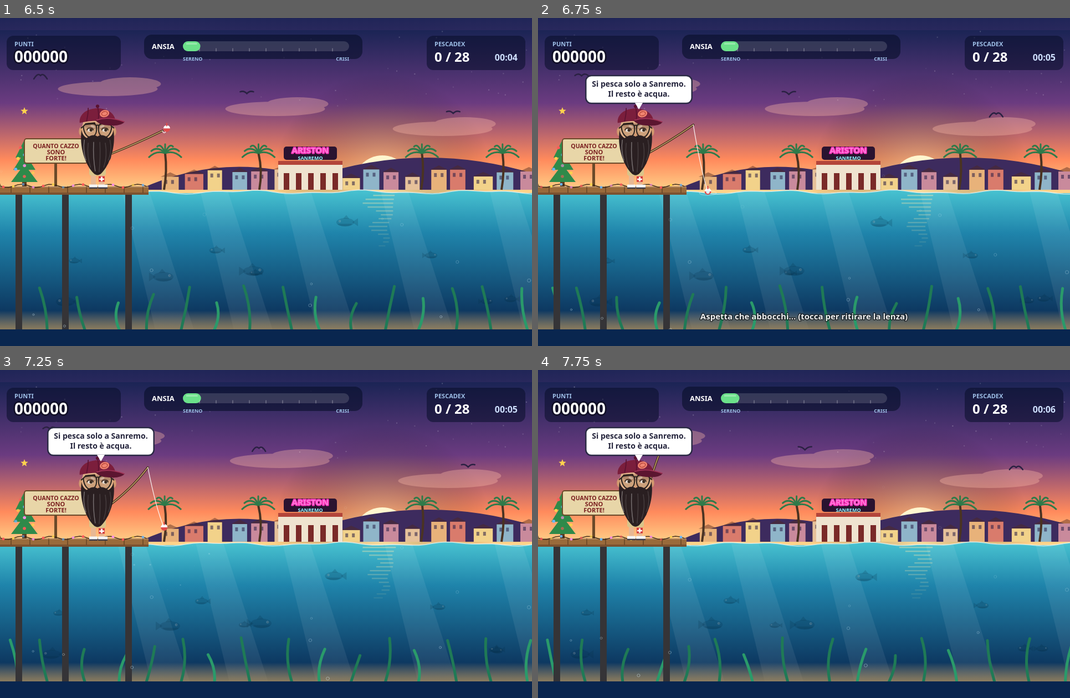
Above: before the commit, frames 1-4 (two rows, left to right).
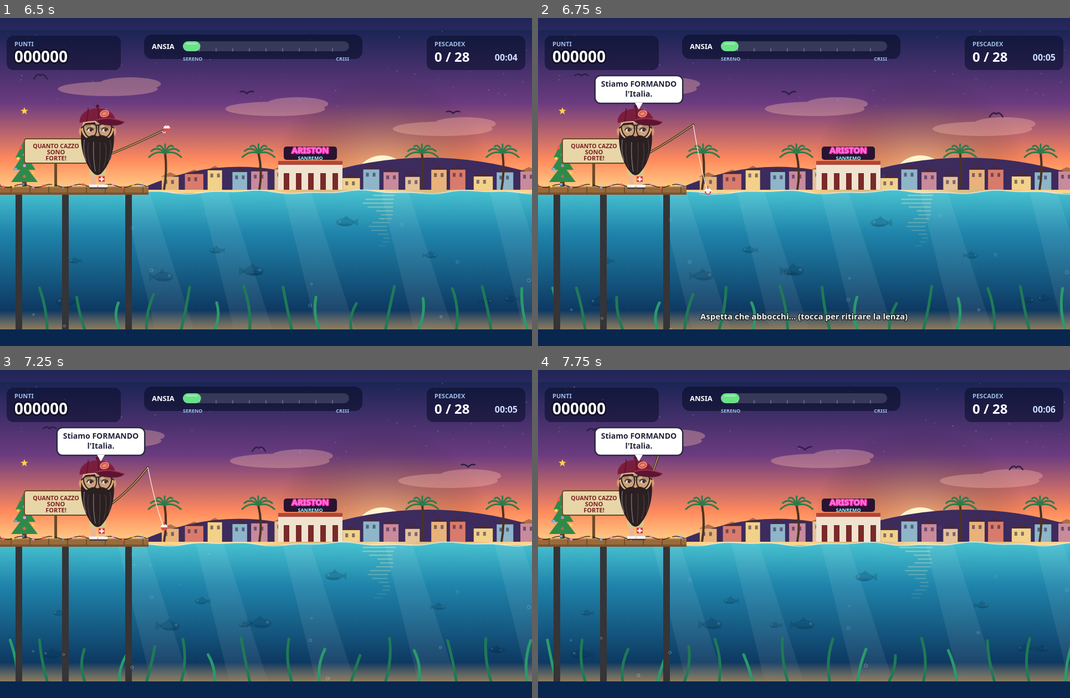
Above: after the commit, the same moments.

Repository: Lucaapp-bit/ArcadeGame
Game: browser game, page index.html
Same seed, same stepped clock (60 frames per second), same inputs: the game is played once before the commit and once after it. When the page shows a pop-up message, it is drawn as a white box for half a second while everything else waits; a line starting with > is the answer the replay typed.
Inputs (mouse positions are in pixels of both pictures, inside the frame that each line leads up to):
- Up to frame 1 (6.5 s): click (266, 178) at 0.27 s; hold Right 1.03-1.53 s; tap Space every 0.5 s from 1.1 to 6.1 s; hold Down 1.58-1.85 s; hold Left 1.9-2.47 s; hold Up 2.52-2.82 s; hold Right 2.87-3.53 s; hold Up 3.58-3.82 s; hold Left 3.87-4.3 s; hold Down 4.35-4.68 s; hold Right 4.73-5.23 s; hold Down 5.28-5.55 s; hold Left 5.6-6.17 s; hold Up from 6.22 s (still down)
- Up to frame 2 (6.75 s): release Up at 6.52 s; hold Right from 6.57 s (still down); tap Space at 6.6 s
- Up to frame 3 (7.25 s): tap Space at 7.1 s; release Right at 7.23 s
- Up to frame 4 (7.75 s): hold Up 7.28-7.52 s; hold Left from 7.57 s (still down); tap Space at 7.6 s

Frame 1 is identical in both runs. In frame 2, 0.7% of the frame differs, in the area x 8-30%, y 17-27%; in frame 3, 0.6%; in frame 4, 0.7%.

Commit message:
Rimosse frasi richieste (Leopoldo, Donati, Tommy V)
Co-Authored-By: Claude Sonnet 5.5 <noreply@anthropic.com>
Claude-Session: https://claude.ai/code/session_01DsGa3cWH98m1pT7LABH27j

Diff:
--- a/pesca.js
+++ b/pesca.js
@@ -169,9 +169,9 @@
   'Donati, zitto, la Juve è storia: trenta scudetti, tu solo memoria.', 'Dal Barrios a Sanremo, flow da campione: il ginocchio fa male, ma ho il rogito in salone.',
   'Tommy V mi scrive: ordine e disciplina. Io rispondo: Tachipirina.', 'Sono rapper, sono pescatore: il ginocchio è il mio cuore (e il mio dolore).'];
 const MUTTER = {
-  sig: ['Quanto cazzo sono forte!', 'Bro, devi andare dallo  …(105 unchanged characters)…  ho preso un tonno da 300 chili. Giuro.', 'Mi fa male la spalla. E il ginocchio. E l\'altra spalla.', 'Si pesca solo a Sanremo. Il resto è acqua.', 'Sono di sinistra, ma il rogito è in centro.', 'Del Piero? Io facevo meglio.'],
+  sig: ['Quanto cazzo sono forte!', 'Bro, devi andare dallo  …(105 unchanged characters)…  ho preso un tonno da 300 chili. Giuro.'],
   lo: ['Che bella giornata per pescare.', 'Il mare di Sanremo mi rilassa.', 'Oggi si sta bene.', '30 scudetti sul campo!', 'Stiamo FORMANDO l\'Italia.', 'Quanto cazzo siete fragili!'],
-  mid: ['Mi sento strano...', 'Ho un neo sospetto.', 'Secondo me ho la febbre.', 'Mi gira un po\' la testa.', 'Bro, devi andare dallo psicologo.', 'Quanto cazzo siete fragili!', '30 scudetti sul campo!', 'Stiamo FORMANDO l\'Italia.'],
+  mid: ['Secondo me ho la febbre.', 'Mi gira un po\' la testa.', 'Bro, devi andare dallo psicologo.', 'Quanto cazzo siete fragili!', '30 scudetti sul campo!', 'Stiamo FORMANDO l\'Italia.'],
   hi: ['Sto male. Sto MOLTO male.', 'Chiamate il 118!', 'Non respiro bene. (Respiro benissimo.)', 'È la fine. Dite a mamma.'],
 };
 const PEOPLE = {
@@ -181,8 +181,8 @@
     lines: ['Timbrato. Si va a casa.', 'Pausa caffè: tre ore.', 'Io e Martino reggiamo l\'Italia.', 'Leo, le tasse le paghi tu?'] },
   tommyv: { n: 'Tommy V', hello: 'Tommy V... aiuto.', sorry: 'Ai miei tempi si pescava meglio.',
     lines: ['Vincere e vinceremo!', 'Boia chi molla!', 'Qui ci vuole ordine, Leo!', 'Quando c\'era LVI si stava meglio!'] },
-  donati: { n: 'Donati', hello: '30 scudetti sul campo!', sorry: 'Juventino! Ahahah!',
-    lines: ['Juventino! Ahahah!', 'Inter campione, Leo!', 'Calciopoli, Leo. Calciopoli.', 'La Juve? Dai, dai...'] },
+  donati: { n: 'Donati', hello: 'Donati. Ovviamente.', sorry: 'Juventino! Ahahah!',
+    lines: ['Calciopoli, Leo. Calciopoli.'] },
 };
 const PEOPLE_IDS = ['martino', 'lucone', 'tommyv', 'donati'];
 const FORT = {
@@ -198,8 +198,8 @@
   reel: ['Il ginocchio ha ceduto sul più bello.', 'Ti si è addormentato il braccio: sospetto infarto.', 'Niente calcett …(261 unchanged characters)…
   martino: ['Martino timbra e va a casa: il caffè lo paghi tu.', 'Paghi più tasse per mantenere Lucone e Martino.', 'Martino ha tagliato la lenza ed è già fuori orario: non risponde.'],
   lucone: ['Lucone ti sorpassa in coda. Con il cartellino.', 'Lucone è in pausa caffè dal 2019. La tua lenza no.', 'Paghi più tasse per mantenere Lucone e Martino.'],
-  tommyv: ['Tommy V ti invita a cena a Milano.', 'Tommy V ti spiega l\'ordine: 40 minuti, senza pesce.', 'Orticaria da Tommy V: tre giorni di cortisone.'],
-  donati: ['La Juve ha perso anche questo weekend: sfottò a raffica di Donati.', 'Donati canta il coro dell\'Inter a Sanremo.', 'Donati ti ricorda il derby. Anche sott\'acqua.'],
+  tommyv: [],
+  donati: ['La Juve ha perso anche questo weekend: sfottò a raffica di Donati.', 'Donati canta il coro dell\'Inter a Sanremo.'],
 };
 const pickL = L => L[Math.floor(Math.random() * L.length)];
 function rollFort() { return { pos: true, t: pickL(FORT.pos), a: -4, p: 60 }; }
@@ -266,7 +266,7 @@
 function loseLine(a, byPedalo, cause) {
   G.ansia += a; G.combo = 0; G.stats.lost++; sfx.lose(); vib(120);
   const cz = byPedalo && G.ped ? G.ped.who : cause || 'reel'; G.stats.lastEnemy = byPedalo && G.ped ? PEOPLE[G.ped.who].n : G.stats.lastEnemy;
-  setEvent({ pos: false, t: pickL(NEG[cz]), a: 5, p: -40 });
+  setEvent({ pos: false, t: pickL(NEG[cz].length ? NEG[cz] : NEG.reel), a: 5, p: -40 });
   floater(G.bx, SEA - 20, byPedalo ? (G.ped ? PEOPLE[G.ped.who].n : 'Martino') + ' ti ha tranciato la lenza!' : G.lostMsg, '#ff8a7a', 18);
   if (byPedalo && G.ped) G.ped.say = PEOPLE[G.ped.who].sorry;
   puff(G.bx, SEA, 10, '#dff6ff', 160, 0.6, 2.4); G.cut = 1; setPh('lost');
